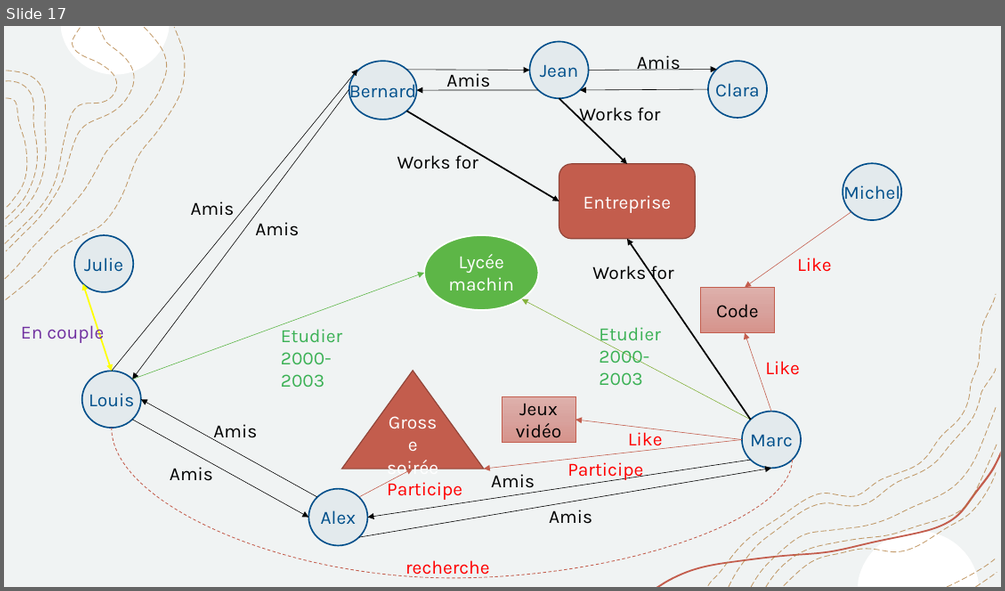
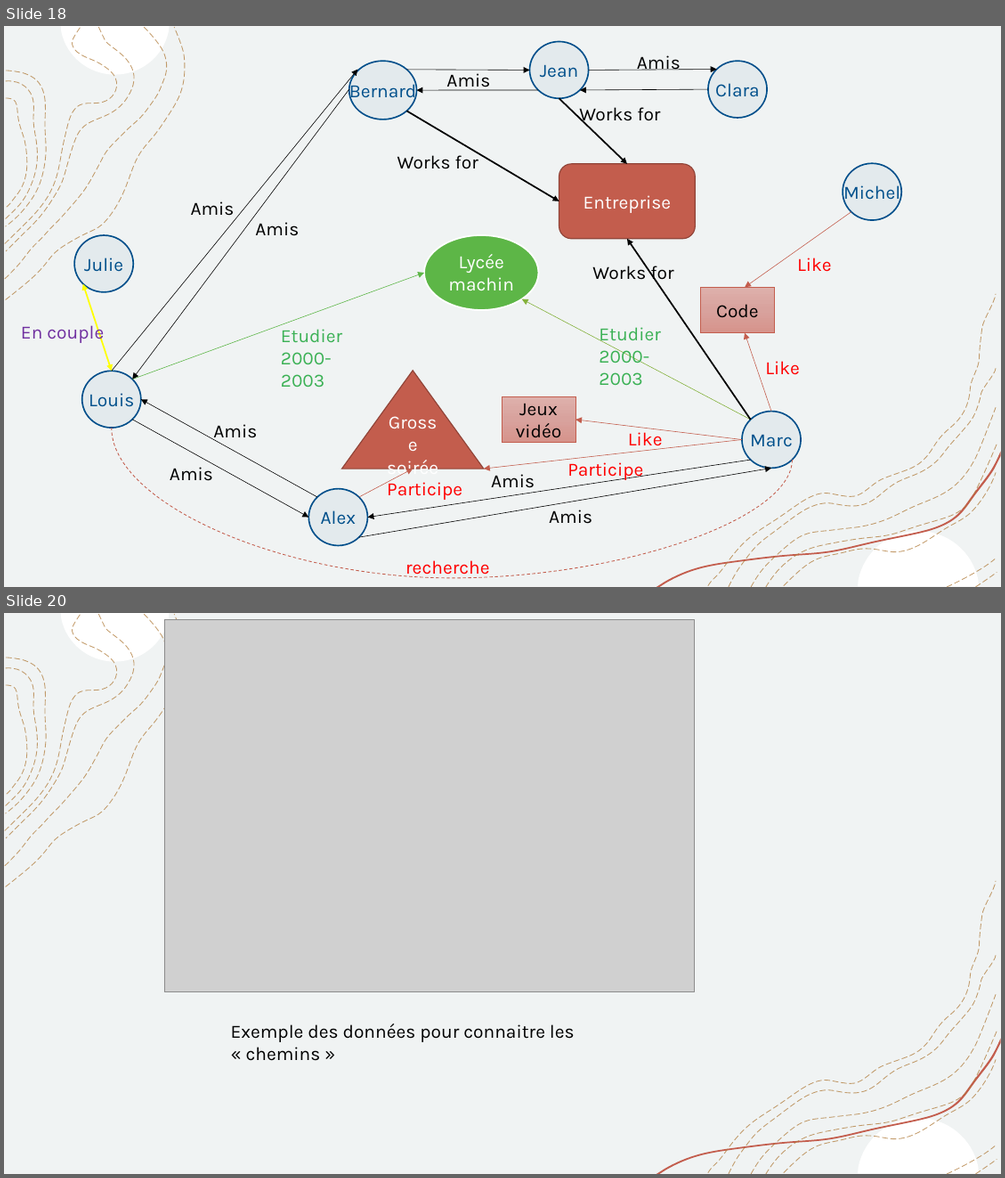
Before and after one commit to AnthonyRyck/Meetup, a slide deck: MeetupGraphDatabase/PresentationPPT/Meetup-Graph.pptx. Shown one above the other, each under a label of ours: slide 17 before the commit, slides 18 and 20 after it; the slides between them are not shown. The pictures are 1005x591 and 1005x1178 pixels, drawn with LibreOffice and Linux fonts; fonts in the diff are those of the drawing; grey boxes stand for pictures. Boxes give left, top, right and bottom in pixels: in the first picture for what was removed or moved away, otherwise in the second. Text is boxed around its words. In the diff, an @@ line names an element or a change of style, - is before the commit and + after.

```diff
--- a/MeetupGraphDatabase/PresentationPPT/Meetup-Graph.pptx
+++ b/MeetupGraphDatabase/PresentationPPT/Meetup-Graph.pptx
@@ slide 20 added at bbox=[4, 613, 1001, 1174], background #FFFFFF; not listed: 18 template elements that a slide beside it also shows @@
@@ picture added at bbox=[164, 620, 695, 992] @@
@@ text added at bbox=[231, 1023, 574, 1061], 18 pt, text #000000 @@
+Exemple des données pour connaitre les « chemins »
@@ what was slide 17 is now slide 18 @@
```
Also in this commit, not shown: 4 slides changed, 6 other slides added, 1 slide removed, 2 other files.
